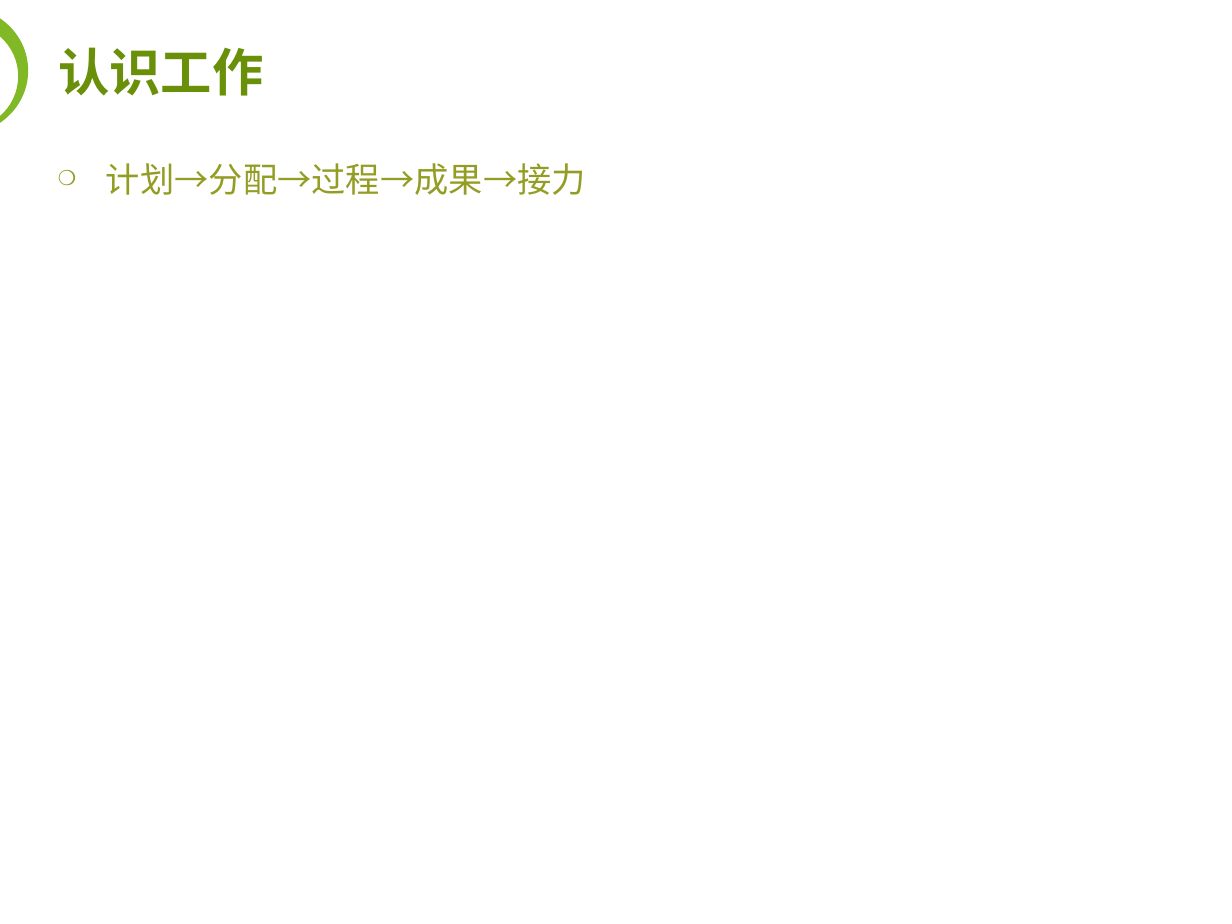
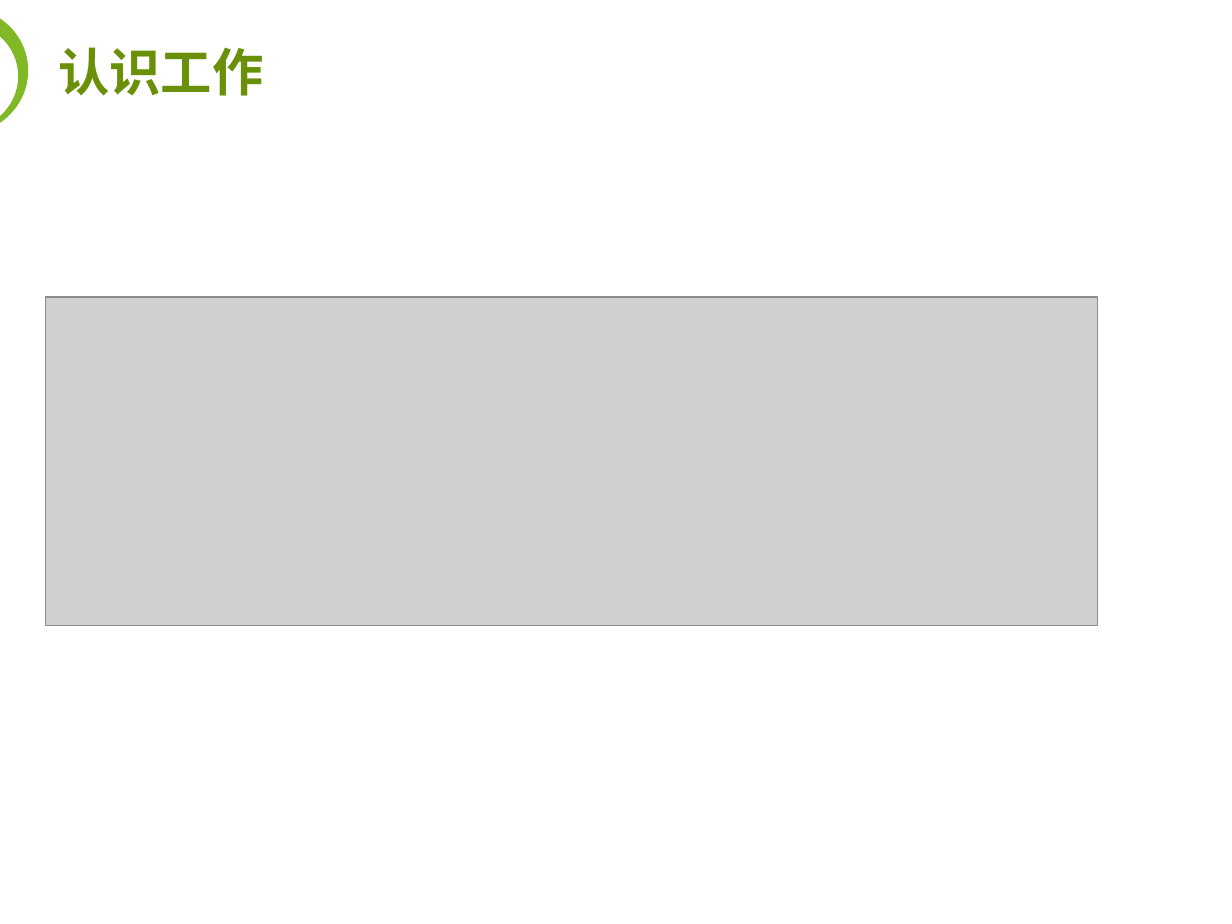
Before and after one commit to hsuming/nomana, a slide deck: slide 16 of 无为而治.ppt. Drawn at 1232x924 pixels with LibreOffice and Linux fonts; fonts in the diff are those of the drawing; grey boxes stand for pictures; background and template pictures are left out. Boxes give left, top, right and bottom in pixels: in the first picture for what was removed or moved away, otherwise in the second. Text is boxed around its words. In the diff, an @@ line names an element or a change of style, - is before the commit and + after.

```diff
--- a/无为而治.ppt
+++ b/无为而治.ppt
@@ text removed at [106,163,586,195] @@
-❍ 计划→分配→过程→成果→接力
@@ picture added at [46,297,1096,626] @@
```
